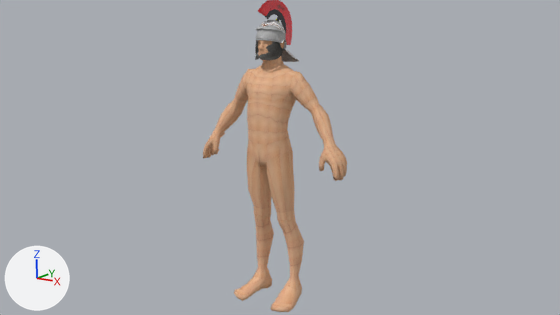
Two versions of the Blender file Models Personatges/Models Fernando/Caballería/Body_Mesh_Rigged.blend, one commit apart.
Rendered twice from the file's camera 'Camera'. Arrows for +X, +Y and +Z are at lower left; the lights stay in place.

The scene before the commit, as lines of its bpy script (objects in view):
```python
me_low_poly_characte_000_mesh_001 = bpy.data.meshes.new('Low_Poly_Characte.000_Mesh.001')
me_low_poly_characte_000_mesh_001.from_pydata(...)  # 986 vertices, 1004 faces; spans x -0.94..0.94, y -1.66..1.45, z -0.26..0.32
me_low_poly_characte_000_mesh_001.polygons.foreach_set('use_smooth', [True] * 1004)
me_low_poly_characte_000_mesh_001.materials.append(mat_skin)  # picture img_piel_jpg
me_object01 = bpy.data.meshes.new('Object01')
me_object01.from_pydata(...)  # 110 vertices, 50 faces; spans x -1.0..1.3, y 6.8..26.4, z -10.6..14.5
me_object01.materials.append(mat_decoracion_casco_2)  # picture img_rojo_humanos_jpg
ob_low_poly_characte_000_mesh_001 = bpy.data.objects.new('Low_Poly_Characte.000_Mesh.001', me_low_poly_characte_000_mesh_001)
ob_low_poly_characte_000_mesh_001.location = (0.0, 0.0, 1.664)
ob_low_poly_characte_000_mesh_001.rotation_euler = (1.571, 0.0, 0.0)  # degrees (90, 0, 0)
ob_object01 = bpy.data.objects.new('Object01', me_object01)
ob_object01.location = (0.002, 0.03, 2.75)
ob_object01.rotation_euler = (1.688, 0.0017, -3.139)  # degrees (97, 0.1, -180)
ob_object01.scale = (0.0234, 0.0234, 0.0234)
```
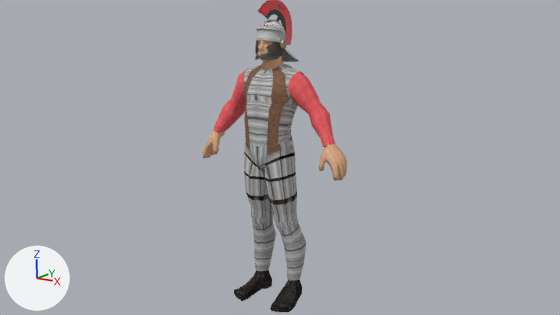
Diff of the bpy script that builds the scene:
```diff
--- a/Models Personatges/Models Fernando/Caballería/Body_Mesh_Rigged.blend.py
+++ b/Models Personatges/Models Fernando/Caballería/Body_Mesh_Rigged.blend.py
@@ me_low_poly_characte_000_mesh_001 @@
 # used by ob_low_poly_characte_000_mesh_001; location = (0.0, 0.0, 1.664); rotation_euler = (1.571, 0.0, 0.0), in degrees (90, 0, 0)
-me_low_poly_characte_000_mesh_001.from_pydata(...)  # 986 vertices, 1004 faces; spans x -0.94..0.94, y -1.66..1.45, z -0.26..0.32
+me_low_poly_characte_000_mesh_001.from_pydata(...)  # 888 vertices, 900 faces; spans x -0.94..0.94, y -1.4..1.45, z -0.26..0.23
+# me_low_poly_characte_000_mesh_001 part 1
+# 98 vertices are removed from x -0.39..0.39, y -1.66..-1.48, z -0.23..0.32
+# 104 faces are deleted
 me_low_poly_characte_000_mesh_001.materials.append(mat_skin)
@@ ob_low_poly_characte_000_mesh_002 @@
+ob_low_poly_characte_000_mesh_002 = bpy.data.objects.new('Low_Poly_Characte.000_Mesh.002', me_low_poly_characte_000_mesh_002)  # 146 vertices, 108 faces; spans x -0.359..0.352, y 0.074..1.022, z -0.276..0.257; in mat_peto (picture img_cinturon_metalico_jpg)
+ob_low_poly_characte_000_mesh_002.location = (0.0, 0.0, 1.67)
+ob_low_poly_characte_000_mesh_002.rotation_euler = (1.571, 0.0, 0.0)  # degrees (90, 0, 0)
@@ ob_low_poly_characte_000_mesh_003 @@
+ob_low_poly_characte_000_mesh_003 = bpy.data.objects.new('Low_Poly_Characte.000_Mesh.003', me_low_poly_characte_000_mesh_003)  # 150 vertices, 136 faces; spans x -0.82..0.8, y 0.78..1.54, z -0.45..-0.15; in mat_brazos (picture img_rojo_humanos_jpg)
+ob_low_poly_characte_000_mesh_003.location = (0.0, -0.234, 1.088)
+ob_low_poly_characte_000_mesh_003.rotation_euler = (1.571, 0.0, 0.0)  # degrees (90, 0, 0)
@@ ob_low_poly_characte_000_mesh_004 @@
+ob_low_poly_characte_000_mesh_004 = bpy.data.objects.new('Low_Poly_Characte.000_Mesh.004', me_low_poly_characte_000_mesh_004)  # 271 vertices, 196 faces; spans x -0.35..0.34, y -1.43..0.18, z -0.29..0.24; in mat_pantalones (picture img_cinturon_metalico_jpg)
+ob_low_poly_characte_000_mesh_004.location = (0.0, 0.0, 1.664)
+ob_low_poly_characte_000_mesh_004.rotation_euler = (1.571, 0.0, 0.0)  # degrees (90, 0, 0)
@@ ob_low_poly_characte_000_mesh_005 @@
+ob_low_poly_characte_000_mesh_005 = bpy.data.objects.new('Low_Poly_Characte.000_Mesh.005', me_low_poly_characte_000_mesh_005)  # 96 vertices, 42 faces; spans x -0.32..0.304, y -0.49..0.085, z -0.186..0.211; in mat_piezas_pantalones (picture img_metal_textura_jpg)
+ob_low_poly_characte_000_mesh_005.location = (0.0, 0.0, 1.664)
+ob_low_poly_characte_000_mesh_005.rotation_euler = (1.571, 0.0, 0.0)  # degrees (90, 0, 0)
@@ ob_low_poly_characte_000_mesh_006 @@
+ob_low_poly_characte_000_mesh_006 = bpy.data.objects.new('Low_Poly_Characte.000_Mesh.006', me_low_poly_characte_000_mesh_006)  # 48 vertices, 18 faces; spans x -0.276..0.26, y -0.486..0.07, z 0.099..0.211; in mat_rayas_pantalones (picture img_buta_jpg)
+ob_low_poly_characte_000_mesh_006.location = (0.0, 0.0, 1.664)
+ob_low_poly_characte_000_mesh_006.rotation_euler = (1.571, 0.0, 0.0)  # degrees (90, 0, 0)
@@ ob_low_poly_characte_000_mesh_007 @@
+ob_low_poly_characte_000_mesh_007 = bpy.data.objects.new('Low_Poly_Characte.000_Mesh.007', me_low_poly_characte_000_mesh_007)  # 44 vertices, 20 faces; spans x -0.303..0.297, y 0.083..1.005, z 0.01..0.225; in mat_partes_peto (picture img_marron_edificio_jpg)
+ob_low_poly_characte_000_mesh_007.location = (0.0, 0.0, 1.664)
+ob_low_poly_characte_000_mesh_007.rotation_euler = (1.571, 0.0, 0.0)  # degrees (90, 0, 0)
@@ ob_low_poly_characte_000_mesh_008 @@
+ob_low_poly_characte_000_mesh_008 = bpy.data.objects.new('Low_Poly_Characte.000_Mesh.008', me_low_poly_characte_000_mesh_008)  # 114 vertices, 104 faces; spans x -0.395..0.395, y -1.668..-1.397, z -0.232..0.326; in mat_botas (picture img_negro_jpg)
+ob_low_poly_characte_000_mesh_008.location = (0.0, 0.0, 1.664)
+ob_low_poly_characte_000_mesh_008.rotation_euler = (1.571, 0.0, 0.0)  # degrees (90, 0, 0)
```

Where the change shows, as pixel boxes [x1, y1, x2, y2] in the pictures (560 x 315 px):
'Low_Poly_Characte.000_Mesh.004', added
    after: [244, 144, 306, 280]
'Low_Poly_Characte.000_Mesh.002', added
    after: [244, 64, 304, 155]
'Low_Poly_Characte.000_Mesh.003', added (red)
    after: [213, 69, 335, 147]
'Low_Poly_Characte.000_Mesh.007', added (brown)
    after: [244, 66, 288, 155]
'Low_Poly_Characte.000_Mesh.008', added (black)
    after: [234, 270, 302, 312]
'Low_Poly_Characte.000_Mesh.005', added
    after: [250, 153, 297, 205]
'Low_Poly_Characte.000_Mesh.006', added
    after: [244, 151, 285, 205]
part 1 of me_low_poly_characte_000_mesh_001, deleted (beige)
    before: [234, 267, 302, 312]
